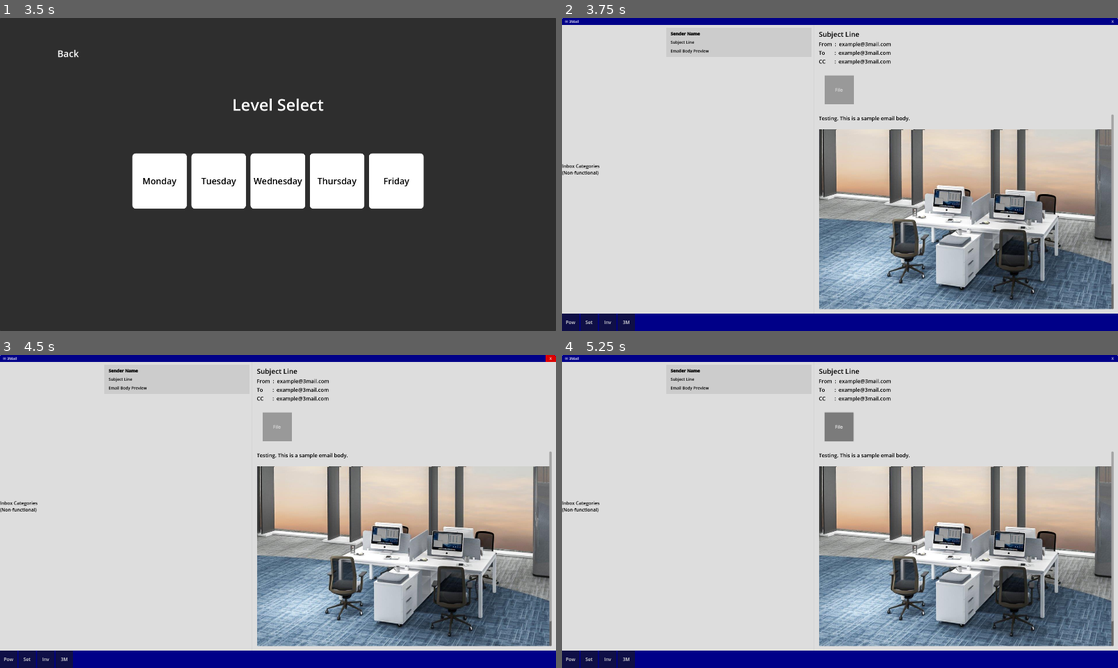
Above: before the commit, frames 1-4 (two rows, left to right).
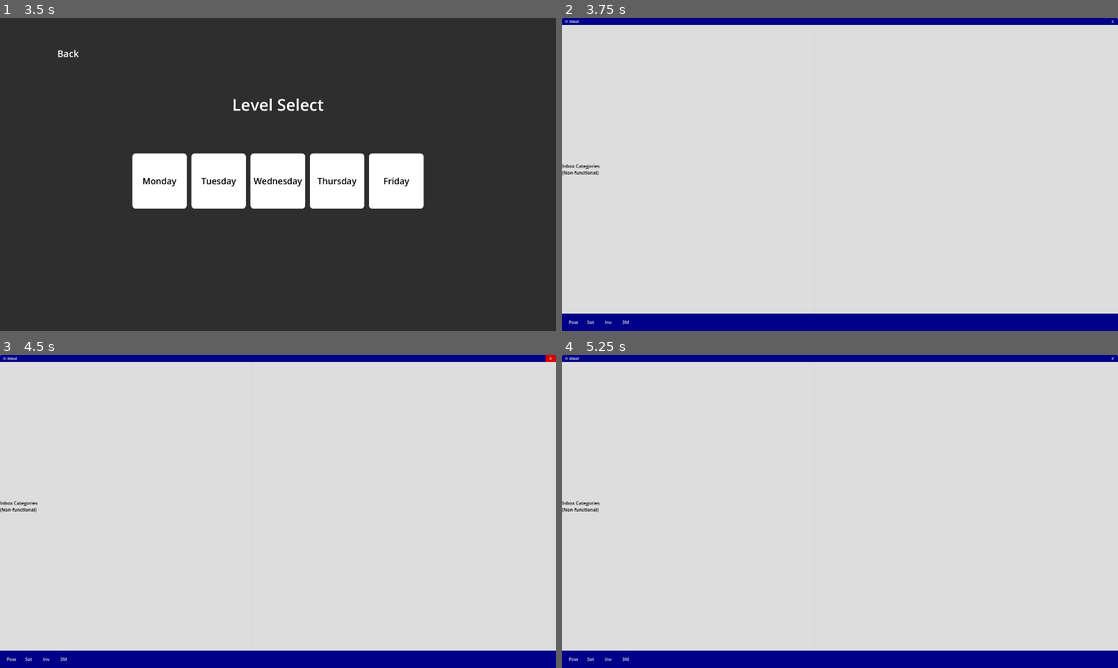
Above: after the commit, the same moments.

Repository: Wong-Kai-Lun/gamified-cybersecurity-awareness-training
Game: Godot game, scene res://game/main_menu/main_menu.tscn
Same seed, same stepped clock (60 frames per second), same inputs: the game is played once before the commit and once after it. Before the commit the project starts from res://main_menu/main_menu.tscn.
Inputs (mouse positions are in pixels of both pictures, inside the frame that each line leads up to):
- Up to frame 1 (3.5 s): click "Settings" at 0.5 s; click "New Game" at 1.25 s; click "Back" at 2 s; click "New Game" at 2.75 s
- Up to frame 2 (3.75 s): click "Monday" at 3.5 s
- Up to frame 3 (4.5 s): click "X" at 4.25 s
- Up to frame 4 (5.25 s): click (840, 426) at 5 s, where only the run before the commit has a clickable "File"

Frame 1 is identical in both runs. In frame 2, 28% of the frame differs, in the area x 0-100%, y 4-100%; in frame 3, 28%; in frame 4, 28%.

Commit message:
Reorganise Folder

Diff:
--- a/godot/level_select/level_select.gd
+++ b/godot/game/level_select/level_select.gd
@@ -12,12 +12,12 @@
 
 
 func _on_back_pressed() -> void:
-	get_tree().change_scene_to_file("res://main_menu/main_menu.tscn")
+	get_tree().change_scene_to_file("res://game/main_menu/main_menu.tscn")
 
 
 func _on_monday_pressed() -> void:
 	print("The level Monday has been selected.")
-	get_tree().change_scene_to_file("res://game_scene/desktop.tscn")
+	get_tree().change_scene_to_file("res://game/main_game/desktop.tscn")
 	# create base game interface then load later
 
 
--- a/godot/level_select/level_select.tscn
+++ b/godot/game/level_select/level_select.tscn
@@ -1,6 +1,6 @@
 [gd_scene load_steps=9 format=3 uid="uid://qa8xtdsvt46c"]
 
-[ext_resource type="Script" path="res://level_select/level_select.gd" id="1_bwkr3"]
+[ext_resource type="Script" path="res://game/level_select/level_select.gd" id="1_bwkr3"]
 
 [sub_resource type="StyleBoxEmpty" id="StyleBoxEmpty_4yrc4"]
 
--- a/godot/game_scene/desktop.gd
+++ b/godot/game/main_game/desktop.gd
@@ -1,6 +1,6 @@
 extends Control
 
-@onready var settings_scene: PackedScene = preload("res://game_scene/programs/settings/settings.tscn")
+@onready var settings_scene: PackedScene = preload("res://game/main_game/programs/settings/settings.tscn")
 @onready var settings_spawn = $CanvasLayer
 
 # Called when the node enters the scene tree for the first time.
--- /dev/null
+++ b/godot/game/main_game/desktop.tscn
@@ -0,0 +1,114 @@
+[gd_scene load_steps=10 format=3 uid="uid://d0ag6c742vmi1"]
+
+[ext_resource type="Texture2D" uid="uid://cqw41ovssu3t3" path="res://game/main_game/desktop_bg.jpg" id="1_nvliw"]
+[ext_resource type="Script" path="res://game/main_game/desktop.gd" id="1_v1sjp"]
+[ext_resource type="PackedScene" uid="uid://bbgflyqj2urou" path="res://game/main_game/programs/email_client/email_client.tscn" id="2_6ffpp"]
+
+[sub_resource type="StyleBoxTexture" id="StyleBoxTexture_oeun7"]
+texture = ExtResource("1_nvliw")
+
+[sub_resource type="StyleBoxFlat" id="StyleBoxFlat_y22f8"]
+bg_color = Color(0, 0, 0.533333, 1)
+
+[sub_resource type="StyleBoxEmpty" id="StyleBoxEmpty_fhfqr"]
+
+[sub_resource type="StyleBoxFlat" id="StyleBoxFlat_sp0o1"]
+bg_color = Color(0.627451, 0.627451, 0.627451, 0.392157)
+corner_radius_top_left = 2
+corner_radius_top_right = 2
+corner_radius_bottom_right = 2
+corner_radius_bottom_left = 2
+
+[sub_resource type="StyleBoxFlat" id="StyleBoxFlat_apx54"]
+bg_color = Color(0.784314, 0.784314, 0.784314, 0.392157)
+corner_radius_top_left = 2
+corner_radius_top_right = 2
+corner_radius_bottom_right = 2
+corner_radius_bottom_left = 2
+
+[sub_resource type="StyleBoxEmpty" id="StyleBoxEmpty_ba4hm"]
+
+[node name="Desktop" type="Control"]
+layout_mode = 3
+anchors_preset = 15
+anchor_right = 1.0
+anchor_bottom = 1.0
+grow_horizontal = 2
+grow_vertical = 2
+script = ExtResource("1_v1sjp")
+
+[node name="DesktopBG" type="PanelContainer" parent="."]
+layout_mode = 1
+anchors_preset = 15
+anchor_right = 1.0
+anchor_bottom = 1.0
+grow_horizontal = 2
+grow_vertical = 2
+theme_override_styles/panel = SubResource("StyleBoxTexture_oeun7")
+
+[node name="Desktop" type="VBoxContainer" parent="DesktopBG"]
+layout_mode = 2
+theme_override_constants/separation = 0
+
+[node name="CurrentProgram" type="Control" parent="DesktopBG/Desktop"]
+layout_mode = 2
+size_flags_vertical = 3
+
+[node name="EmailClient" parent="DesktopBG/Desktop/CurrentProgram" instance=ExtResource("2_6ffpp")]
+layout_mode = 1
+
+[node name="Taskbar" type="PanelContainer" parent="DesktopBG/Desktop"]
+layout_mode = 2
+size_flags_vertical = 8
+theme_override_styles/panel = SubResource("StyleBoxFlat_y22f8")
+
+[node name="MarginContainer" type="MarginContainer" parent="DesktopBG/Desktop/Taskbar"]
+layout_mode = 2
+theme_override_constants/margin_left = 15
+theme_override_constants/margin_top = 5
+theme_override_constants/margin_right = 15
+theme_override_constants/margin_bottom = 5
+
+[node name="TaskbarHBC" type="HBoxContainer" parent="DesktopBG/Desktop/Taskbar/MarginContainer"]
+layout_mode = 2
+theme_override_constants/separation = 10
+
+[node name="Power" type="Button" parent="DesktopBG/Desktop/Taskbar/MarginContainer/TaskbarHBC"]
+custom_minimum_size = Vector2(50, 50)
+layout_mode = 2
+theme_override_styles/focus = SubResource("StyleBoxEmpty_fhfqr")
+theme_override_styles/hover = SubResource("StyleBoxFlat_sp0o1")
+theme_override_styles/pressed = SubResource("StyleBoxFlat_apx54")
+theme_override_styles/normal = SubResource("StyleBoxEmpty_ba4hm")
+text = "Pow"
+
+[node name="Settings" type="Button" parent="DesktopBG/Desktop/Taskbar/MarginContainer/TaskbarHBC"]
+custom_minimum_size = Vector2(50, 50)
+layout_mode = 2
+theme_override_styles/focus = SubResource("StyleBoxEmpty_fhfqr")
+theme_override_styles/hover = SubResource("StyleBoxFlat_sp0o1")
+theme_override_styles/pressed = SubResource("StyleBoxFlat_apx54")
+theme_override_styles/normal = SubResource("StyleBoxEmpty_ba4hm")
+text = "Set"
+
+[node name="Inventory" type="Button" parent="DesktopBG/Desktop/Taskbar/MarginContainer/TaskbarHBC"]
+custom_minimum_size = Vector2(50, 50)
+layout_mode = 2
+theme_override_styles/focus = SubResource("StyleBoxEmpty_fhfqr")
+theme_override_styles/hover = SubResource("StyleBoxFlat_sp0o1")
+theme_override_styles/pressed = SubResource("StyleBoxFlat_apx54")
+theme_override_styles/normal = SubResource("StyleBoxEmpty_ba4hm")
+text = "Inv"
+
+[node name="3Mail" type="Button" parent="DesktopBG/Desktop/Taskbar/MarginContainer/TaskbarHBC"]
+custom_minimum_size = Vector2(50, 50)
+layout_mode = 2
+theme_override_styles/focus = SubResource("StyleBoxEmpty_fhfqr")
+theme_override_styles/hover = SubResource("StyleBoxFlat_sp0o1")
+theme_override_styles/pressed = SubResource("StyleBoxFlat_apx54")
+theme_override_styles/normal = SubResource("StyleBoxEmpty_ba4hm")
+text = "3M"
+
+[node name="CanvasLayer" type="CanvasLayer" parent="."]
+
+[connection signal="pressed" from="DesktopBG/Desktop/Taskbar/MarginContainer/TaskbarHBC/Settings" to="." method="_on_settings_pressed"]
--- a/godot/game_scene/programs/common/base.tscn
+++ b/godot/game/main_game/programs/common/base.tscn
@@ -1,6 +1,6 @@
 [gd_scene load_steps=4 format=3 uid="uid://2g3m0pmsw2tv"]
 
-[ext_resource type="PackedScene" uid="uid://cukso6bnagbo1" path="res://game_scene/programs/common/title_bar.tscn" id="1_bw0lj"]
+[ext_resource type="PackedScene" uid="uid://cukso6bnagbo1" path="res://game/main_game/programs/common/title_bar.tscn" id="1_bw0lj"]
 
 [sub_resource type="GDScript" id="GDScript_te454"]
 script/source = "extends Control
--- a/godot/game_scene/programs/common/title_bar.tscn
+++ b/godot/game/main_game/programs/common/title_bar.tscn
@@ -1,6 +1,6 @@
 [gd_scene load_steps=7 format=3 uid="uid://cukso6bnagbo1"]
 
-[ext_resource type="Script" path="res://game_scene/programs/common/title_bar.gd" id="1_xqduc"]
+[ext_resource type="Script" path="res://game/main_game/programs/common/title_bar.gd" id="1_xqduc"]
 
 [sub_resource type="StyleBoxFlat" id="StyleBoxFlat_2fmse"]
 bg_color = Color(0, 0, 0.533333, 1)
--- a/godot/game_scene/programs/email_client/email_body_base.tscn
+++ b/godot/game/main_game/programs/email_client/email_body/email_body_base.tscn
@@ -1,4 +1,6 @@
-[gd_scene load_steps=3 format=3 uid="uid://cfiur4p5xsiyg"]
+[gd_scene load_steps=4 format=3 uid="uid://cfiur4p5xsiyg"]
+
+[ext_resource type="Script" path="res://game/main_game/programs/email_client/email_body/email_body_base.gd" id="1_kr646"]
 
 [sub_resource type="StyleBoxFlat" id="StyleBoxFlat_lhqjc"]
 bg_color = Color(0.866667, 0.866667, 0.866667, 1)
@@ -13,6 +15,7 @@
 anchor_bottom = 1.0
 grow_horizontal = 2
 grow_vertical = 2
+script = ExtResource("1_kr646")
 
 [node name="PanelContainer" type="PanelContainer" parent="."]
 layout_mode = 1
@@ -141,7 +144,7 @@
 layout_mode = 2
 size_flags_vertical = 3
 
-[node name="RichTextLabel" type="RichTextLabel" parent="PanelContainer/MarginContainer/VBoxContainer/ScrollContainer"]
+[node name="BodyRTL" type="RichTextLabel" parent="PanelContainer/MarginContainer/VBoxContainer/ScrollContainer"]
 layout_mode = 2
 size_flags_horizontal = 3
 size_flags_vertical = 3
@@ -150,5 +153,5 @@
 bbcode_enabled = true
 text = "Testing. This is a sample email body.
 
-[img]res://main_menu/sample.jpg[/img]"
+[img]res://game/main_menu/sample.jpg[/img]"
 fit_content = true
--- /dev/null
+++ b/godot/game/main_game/programs/email_client/email_body/email_body_inbound.tscn
@@ -0,0 +1,9 @@
+[gd_scene load_steps=3 format=3 uid="uid://c1qaukm3oef56"]
+
+[ext_resource type="PackedScene" uid="uid://cfiur4p5xsiyg" path="res://game/main_game/programs/email_client/email_body/email_body_base.tscn" id="1_qxwfy"]
+[ext_resource type="PackedScene" uid="uid://bgmb6acobtvn1" path="res://game/main_game/programs/email_client/inbound_file_container.tscn" id="2_amckw"]
+
+[node name="EmailBodyBase" instance=ExtResource("1_qxwfy")]
+
+[node name="Control" parent="PanelContainer/MarginContainer/VBoxContainer/AttachmentSlot" index="0" instance=ExtResource("2_amckw")]
+layout_mode = 2
--- /dev/null
+++ b/godot/game/main_game/programs/email_client/email_body/email_body_outbound.tscn
@@ -0,0 +1,5 @@
+[gd_scene load_steps=2 format=3 uid="uid://bgyqqwlmtqcc5"]
+
+[ext_resource type="PackedScene" uid="uid://cfiur4p5xsiyg" path="res://game/main_game/programs/email_client/email_body/email_body_base.tscn" id="1_wjdba"]
+
+[node name="EmailBodyBase" instance=ExtResource("1_wjdba")]
--- a/godot/game_scene/programs/email_client/email_client.tscn
+++ b/godot/game/main_game/programs/email_client/email_client.tscn
@@ -1,9 +1,7 @@
-[gd_scene load_steps=9 format=3 uid="uid://bbgflyqj2urou"]
+[gd_scene load_steps=7 format=3 uid="uid://bbgflyqj2urou"]
 
-[ext_resource type="Script" path="res://game_scene/programs/email_client/email_client.gd" id="1_smk6c"]
-[ext_resource type="PackedScene" uid="uid://cukso6bnagbo1" path="res://game_scene/programs/common/title_bar.tscn" id="2_6v7nm"]
-[ext_resource type="PackedScene" uid="uid://teyfqe5jhxwj" path="res://game_scene/programs/email_client/incoming_email.tscn" id="3_eukrd"]
-[ext_resource type="PackedScene" uid="uid://c1qaukm3oef56" path="res://game_scene/programs/email_client/email_body_inbound.tscn" id="4_vevth"]
+[ext_resource type="Script" path="res://game/main_game/programs/email_client/email_client.gd" id="1_smk6c"]
+[ext_resource type="PackedScene" uid="uid://cukso6bnagbo1" path="res://game/main_game/programs/common/title_bar.tscn" id="2_6v7nm"]
 
 [sub_resource type="StyleBoxFlat" id="StyleBoxFlat_a6kie"]
 bg_color = Color(0.866667, 0.866667, 0.866667, 1)
@@ -95,14 +93,8 @@
 size_flags_horizontal = 3
 theme_override_constants/separation = 8
 
-[node name="IncomingEmail" parent="ProgramVBox/EmailClientPanelContainer/HBoxContainer/IncomingEmail/ScrollContainer/MarginContainer/IncomingEmailVBox" instance=ExtResource("3_eukrd")]
-layout_mode = 2
-
 [node name="EmailBodyContainer" type="PanelContainer" parent="ProgramVBox/EmailClientPanelContainer/HBoxContainer"]
 layout_mode = 2
 size_flags_horizontal = 3
 size_flags_stretch_ratio = 3.0
 theme_override_styles/panel = SubResource("StyleBoxFlat_0nkbe")
-
-[node name="EmailBodyBase" parent="ProgramVBox/EmailClientPanelContainer/HBoxContainer/EmailBodyContainer" instance=ExtResource("4_vevth")]
-layout_mode = 2
--- a/godot/game_scene/programs/email_client/incoming_email.tscn
+++ b/godot/game/main_game/programs/email_client/incoming_email.tscn
@@ -1,4 +1,6 @@
-[gd_scene load_steps=2 format=3 uid="uid://teyfqe5jhxwj"]
+[gd_scene load_steps=3 format=3 uid="uid://teyfqe5jhxwj"]
+
+[ext_resource type="Script" path="res://game/main_game/programs/email_client/incoming_email.gd" id="1_8dbl0"]
 
 [sub_resource type="StyleBoxFlat" id="StyleBoxFlat_tjmih"]
 bg_color = Color(0.8, 0.8, 0.8, 1)
@@ -13,6 +15,7 @@
 offset_bottom = -980.0
 grow_horizontal = 2
 grow_vertical = 2
+script = ExtResource("1_8dbl0")
 
 [node name="PanelContainer" type="PanelContainer" parent="."]
 layout_mode = 1
@@ -52,10 +55,10 @@
 theme_override_colors/default_color = Color(0, 0, 0, 1)
 theme_override_font_sizes/normal_font_size = 14
 theme_override_font_sizes/bold_font_size = 15
-bbcode_enabled = true
 text = "Subject Line"
 fit_content = true
 scroll_active = false
+autowrap_mode = 1
 
 [node name="BodyPreviewRTL" type="RichTextLabel" parent="PanelContainer/MarginContainer/VBoxContainer"]
 layout_mode = 2
@@ -63,7 +66,7 @@
 theme_override_colors/default_color = Color(0, 0, 0, 1)
 theme_override_font_sizes/normal_font_size = 14
 theme_override_font_sizes/bold_font_size = 15
-bbcode_enabled = true
 text = "Email Body Preview"
 fit_content = true
 scroll_active = false
+autowrap_mode = 1
--- a/godot/game_scene/programs/email_client/email_client.gd
+++ b/godot/game/main_game/programs/settings/settings.gd
@@ -1,4 +1,5 @@
 extends Control
+class_name Settings
 
 # Called when the node enters the scene tree for the first time.
 func _ready() -> void:
@@ -10,6 +11,10 @@
 	pass
 
 
-func _on_close_pressed() -> void:
-	# Debug only, display settings or pause menu when clicked.
-	get_tree().change_scene_to_file("res://level_select/level_select.tscn")
+func _on_button_pressed() -> void:
+	get_tree().change_scene_to_file("res://game/level_select/level_select.tscn")
+
+
+
+func _on_close_button_pressed() -> void:
+	queue_free()
--- a/godot/game_scene/programs/settings/settings.tscn
+++ b/godot/game/main_game/programs/settings/settings.tscn
@@ -1,7 +1,7 @@
 [gd_scene load_steps=3 format=3 uid="uid://c52cj7jr22vuk"]
 
-[ext_resource type="PackedScene" uid="uid://2g3m0pmsw2tv" path="res://game_scene/programs/common/base.tscn" id="1_wo44u"]
-[ext_resource type="Script" path="res://game_scene/programs/settings/settings.gd" id="2_786u0"]
+[ext_resource type="PackedScene" uid="uid://2g3m0pmsw2tv" path="res://game/main_game/programs/common/base.tscn" id="1_wo44u"]
+[ext_resource type="Script" path="res://game/main_game/programs/settings/settings.gd" id="2_786u0"]
 
 [node name="PopUpBase" instance=ExtResource("1_wo44u")]
 script = ExtResource("2_786u0")
--- a/godot/main_menu/main_menu.gd
+++ b/godot/game/main_menu/main_menu.gd
@@ -13,7 +13,7 @@
 
 func _on_new_game_pressed() -> void:
 	print("New Game Button pressed.")
-	get_tree().change_scene_to_file("res://level_select/level_select.tscn")
+	get_tree().change_scene_to_file("res://game/level_select/level_select.tscn")
 	# Function to check if have existing save file. If no, proceed. If have, ask for confirmation.
 
 func _on_continue_pressed() -> void:
--- a/godot/main_menu/main_menu.tscn
+++ b/godot/game/main_menu/main_menu.tscn
@@ -1,7 +1,7 @@
 [gd_scene load_steps=8 format=3 uid="uid://dgvloukq3otmr"]
 
-[ext_resource type="Script" path="res://main_menu/main_menu.gd" id="1_ey7l3"]
-[ext_resource type="Texture2D" uid="uid://b0snwi6l7gbxo" path="res://main_menu/sample.jpg" id="1_l2wqk"]
+[ext_resource type="Script" path="res://game/main_menu/main_menu.gd" id="1_ey7l3"]
+[ext_resource type="Texture2D" uid="uid://b0snwi6l7gbxo" path="res://game/main_menu/sample.jpg" id="1_l2wqk"]
 
 [sub_resource type="StyleBoxTexture" id="StyleBoxTexture_pu08p"]
 texture = ExtResource("1_l2wqk")
--- a/godot/game_scene/desktop.tscn
+++ /dev/null
@@ -1,72 +0,0 @@
-[gd_scene load_steps=6 format=3 uid="uid://d0ag6c742vmi1"]
-
-[ext_resource type="Texture2D" uid="uid://cqw41ovssu3t3" path="res://game_scene/desktop_bg.jpg" id="1_nvliw"]
-[ext_resource type="Script" path="res://game_scene/desktop.gd" id="1_v1sjp"]
-[ext_resource type="PackedScene" uid="uid://bbgflyqj2urou" path="res://game_scene/programs/email_client/email_client.tscn" id="2_6ffpp"]
-
-[sub_resource type="StyleBoxTexture" id="StyleBoxTexture_oeun7"]
-texture = ExtResource("1_nvliw")
-
-[sub_resource type="StyleBoxFlat" id="StyleBoxFlat_y22f8"]
-bg_color = Color(0, 0, 0.533333, 1)
-
-[node name="Desktop" type="Control"]
-layout_mode = 3
-anchors_preset = 15
-anchor_right = 1.0
-anchor_bottom = 1.0
-grow_horizontal = 2
-grow_vertical = 2
-script = ExtResource("1_v1sjp")
-
-[node name="DesktopBG" type="PanelContainer" parent="."]
-layout_mode = 1
-anchors_preset = 15
-anchor_right = 1.0
-anchor_bottom = 1.0
-grow_horizontal = 2
-grow_vertical = 2
-theme_override_styles/panel = SubResource("StyleBoxTexture_oeun7")
-
-[node name="Desktop" type="VBoxContainer" parent="DesktopBG"]
-layout_mode = 2
-theme_override_constants/separation = 0
-
-[node name="CurrentProgram" type="Control" parent="DesktopBG/Desktop"]
-layout_mode = 2
-size_flags_vertical = 3
-
-[node name="EmailClient" parent="DesktopBG/Desktop/CurrentProgram" instance=ExtResource("2_6ffpp")]
-layout_mode = 1
-
-[node name="Taskbar" type="PanelContainer" parent="DesktopBG/Desktop"]
-layout_mode = 2
-size_flags_vertical = 8
-theme_override_styles/panel = SubResource("StyleBoxFlat_y22f8")
-
-[node name="TaskbarHBC" type="HBoxContainer" parent="DesktopBG/Desktop/Taskbar"]
-layout_mode = 2
-
-[node name="Power" type="Button" parent="DesktopBG/Desktop/Taskbar/TaskbarHBC"]
-custom_minimum_size = Vector2(60, 60)
-layout_mode = 2
-text = "Pow"
-
-[node name="Settings" type="Button" parent="DesktopBG/Desktop/Taskbar/TaskbarHBC"]
-custom_minimum_size = Vector2(60, 60)
-layout_mode = 2
-text = "Set"
-
-[node name="Inventory" type="Button" parent="DesktopBG/Desktop/Taskbar/TaskbarHBC"]
-custom_minimum_size = Vector2(60, 60)
-layout_mode = 2
-text = "Inv"
-
-[node name="3Mail" type="Button" parent="DesktopBG/Desktop/Taskbar/TaskbarHBC"]
-custom_minimum_size = Vector2(60, 60)
-layout_mode = 2
-text = "3M"
-
-[node name="CanvasLayer" type="CanvasLayer" parent="."]
-
-[connection signal="pressed" from="DesktopBG/Desktop/Taskbar/TaskbarHBC/Settings" to="." method="_on_settings_pressed"]
--- a/godot/game_scene/programs/email_client/email_body_inbound.tscn
+++ /dev/null
@@ -1,9 +0,0 @@
-[gd_scene load_steps=3 format=3 uid="uid://c1qaukm3oef56"]
-
-[ext_resource type="PackedScene" uid="uid://cfiur4p5xsiyg" path="res://game_scene/programs/email_client/email_body_base.tscn" id="1_qxwfy"]
-[ext_resource type="PackedScene" uid="uid://bgmb6acobtvn1" path="res://game_scene/programs/email_client/inbound_file_container.tscn" id="2_amckw"]
-
-[node name="EmailBodyBase" instance=ExtResource("1_qxwfy")]
-
-[node name="Control" parent="PanelContainer/MarginContainer/VBoxContainer/AttachmentSlot" index="0" instance=ExtResource("2_amckw")]
-layout_mode = 2
--- a/godot/game_scene/programs/email_client/email_body_outbound.tscn
+++ /dev/null
@@ -1,5 +0,0 @@
-[gd_scene load_steps=2 format=3 uid="uid://bgyqqwlmtqcc5"]
-
-[ext_resource type="PackedScene" uid="uid://cfiur4p5xsiyg" path="res://game_scene/programs/email_client/email_body_base.tscn" id="1_wjdba"]
-
-[node name="EmailBodyBase" instance=ExtResource("1_wjdba")]
--- a/godot/game_scene/programs/settings/settings.gd
+++ /dev/null
@@ -1,20 +0,0 @@
-extends Control
-class_name Settings
-
-# Called when the node enters the scene tree for the first time.
-func _ready() -> void:
-	pass # Replace with function body.
-
-
-# Called every frame. 'delta' is the elapsed time since the previous frame.
-func _process(delta: float) -> void:
-	pass
-
-
-func _on_button_pressed() -> void:
-	get_tree().change_scene_to_file("res://level_select/level_select.tscn")
-
-
-
-func _on_close_button_pressed() -> void:
-	queue_free()
--- a/godot/project.godot
+++ b/godot/project.godot
@@ -11,7 +11,7 @@
 [application]
 
 config/name="gamified-cyber-awareness-training"
-run/main_scene="res://main_menu/main_menu.tscn"
+run/main_scene="res://game/main_menu/main_menu.tscn"
 config/features=PackedStringArray("4.3", "GL Compatibility")
 config/icon="res://icon.svg"
 
Renamed: godot/game_scene/desktop_bg.jpg -> godot/game/main_game/desktop_bg.jpg
Not shown, changed: godot/game/main_game/desktop_bg.jpg.import
Renamed: godot/game_scene/programs/common/title_bar.gd -> godot/game/main_game/programs/common/title_bar.gd
Renamed: godot/game_scene/programs/email_client/inbound_file_container.tscn -> godot/game/main_game/programs/email_client/inbound_file_container.tscn
Renamed: godot/main_menu/sample.jpg -> godot/game/main_menu/sample.jpg
Not shown, changed: godot/game/main_menu/sample.jpg.import
